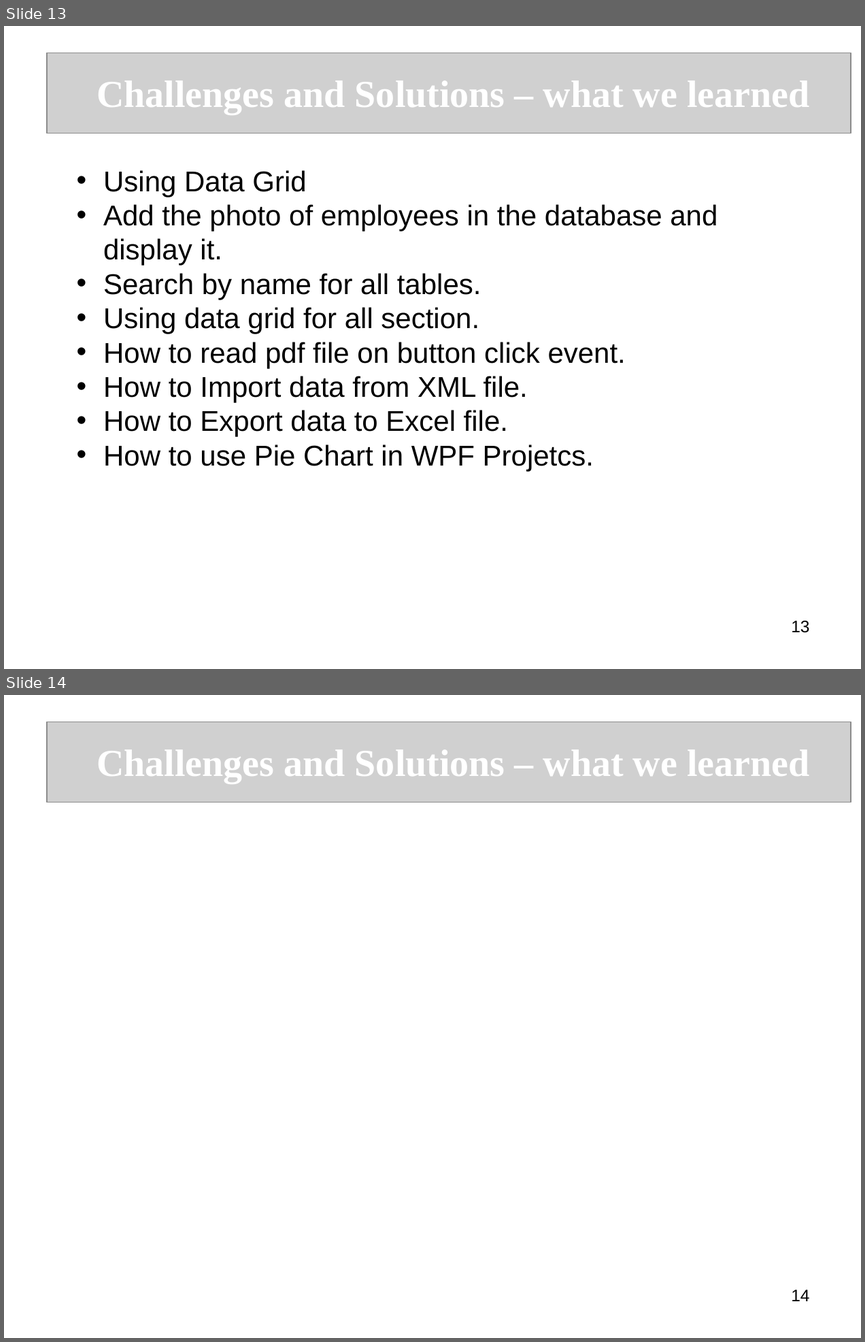
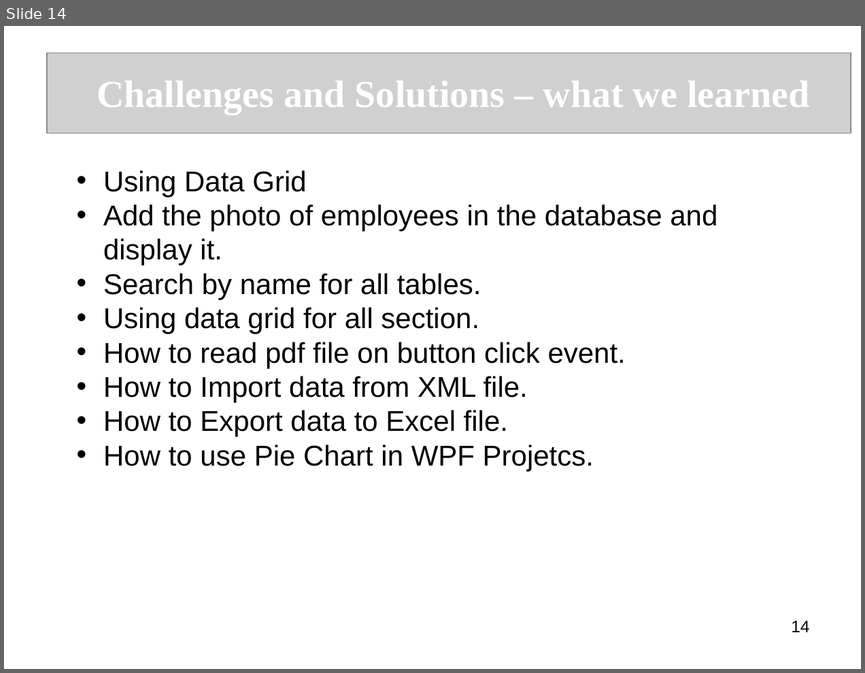
Before and after one commit to MhiraHANA/ipd10-dotnet-project-sales-management, a slide deck: SMS.ppt. Shown one above the other, each under a label of ours: slides 13 and 14 before the commit, slide 14 after it. The pictures are 865x1342 and 865x673 pixels, drawn with LibreOffice and Linux fonts; fonts in the diff are those of the drawing; grey boxes stand for pictures. Boxes give left, top, right and bottom in pixels: in the first picture for what was removed or moved away, otherwise in the second. Text is boxed around its words. In the diff, an @@ line names an element or a change of style, - is before the commit and + after.

```diff
--- a/SMS.ppt
+++ b/SMS.ppt
@@ slide 14 removed at (4,695,861,1338), background #FFFFFF @@
@@ picture removed at (47,722,851,802) @@
@@ text removed at (96,750,809,783) @@
-Challenges and Solutions – what we learned
@@ page number removed at (791,1289,809,1301) @@
-14
@@ what was slide 13 is now slide 14 @@
@@ page number at (791,620,809,632): text changed @@
-13
+14
```
Also in this commit, not shown: 7 slides changed, 1 slide added, 4 other files.
